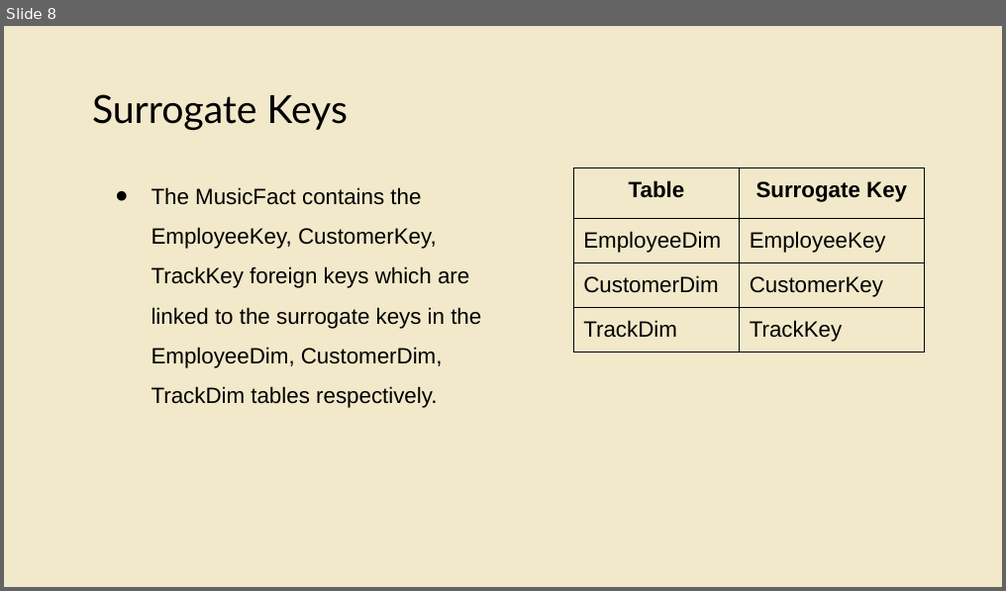
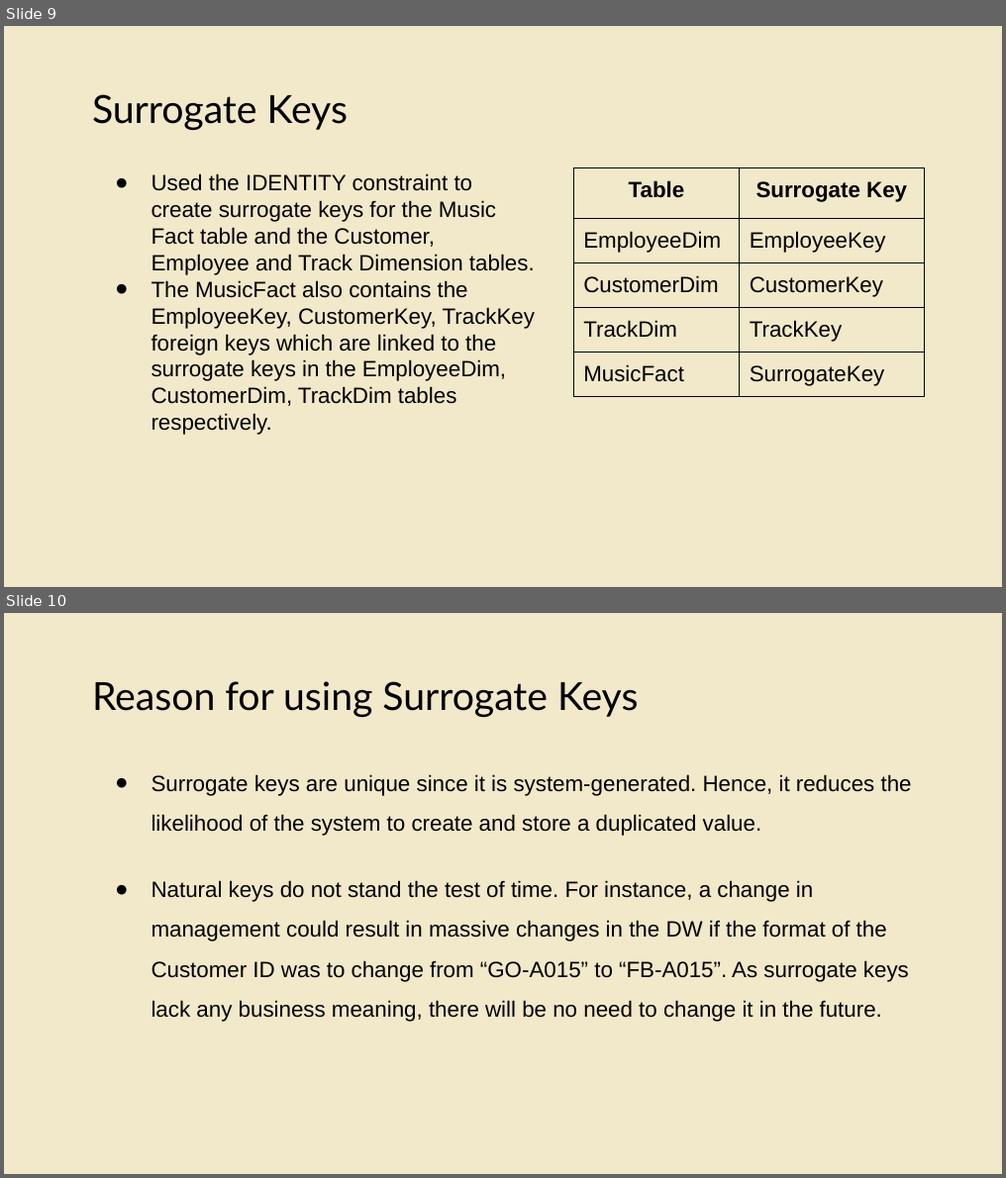
Before and after one commit to ethanolx/Rolling-Music-sql, a slide deck: group/doc/presentation.pptx. Shown one above the other, each under a label of ours: slide 8 before the commit, slides 9 and 10 after it. The pictures are 1006x591 and 1006x1178 pixels, drawn with LibreOffice and Linux fonts; fonts in the diff are those of the drawing. Boxes give left, top, right and bottom in pixels: in the first picture for what was removed or moved away, otherwise in the second. Text is boxed around its words. In the diff, an @@ line names an element or a change of style, - is before the commit and + after.

```diff
--- a/group/doc/presentation.pptx
+++ b/group/doc/presentation.pptx
@@ slide 10 added at [4,613,1002,1174], background #F2E9CA @@
@@ title added at [92,681,638,717], 28 pt, text #000000 @@
+Reason for using Surrogate Keys
@@ text added at [152,774,912,1022], 16 pt, text #000000 @@
+● Surrogate keys are unique since it is system-generated. Hence, it reduces the likelihood of the system to create and store a duplicated value.
+● Natural keys do not stand the test of time. For instance, a change in management could result in massive changes in the DW if the format of the Customer ID was to change from “GO-A015” to “FB-A015”. As surrogate keys lack any business meaning, there will be no need to change it in the future.
@@ what was slide 8 is now slide 9 @@
@@ slide 9 changed as well @@
@@ text at [152,174,535,435]: text changed @@
-● The MusicFact contains the EmployeeKey, CustomerKey, TrackKey foreign keys which are linked to the surrogate keys in the EmployeeDim, CustomerDim, TrackDim tables respectively.
+● Used the IDENTITY constraint to create surrogate keys for the Music Fact table and the Customer, Employee and Track Dimension tables.
+● The MusicFact also contains the EmployeeKey, CustomerKey, TrackKey foreign keys which are linked to the surrogate keys in the EmployeeDim, CustomerDim, TrackDim tables respectively.
@@ table at [574,168,924,404] @@
+row 5: MusicFact | SurrogateKey
```
Also in this commit, not shown: 7 other slides changed, 1 other slide added, 11 other files.
